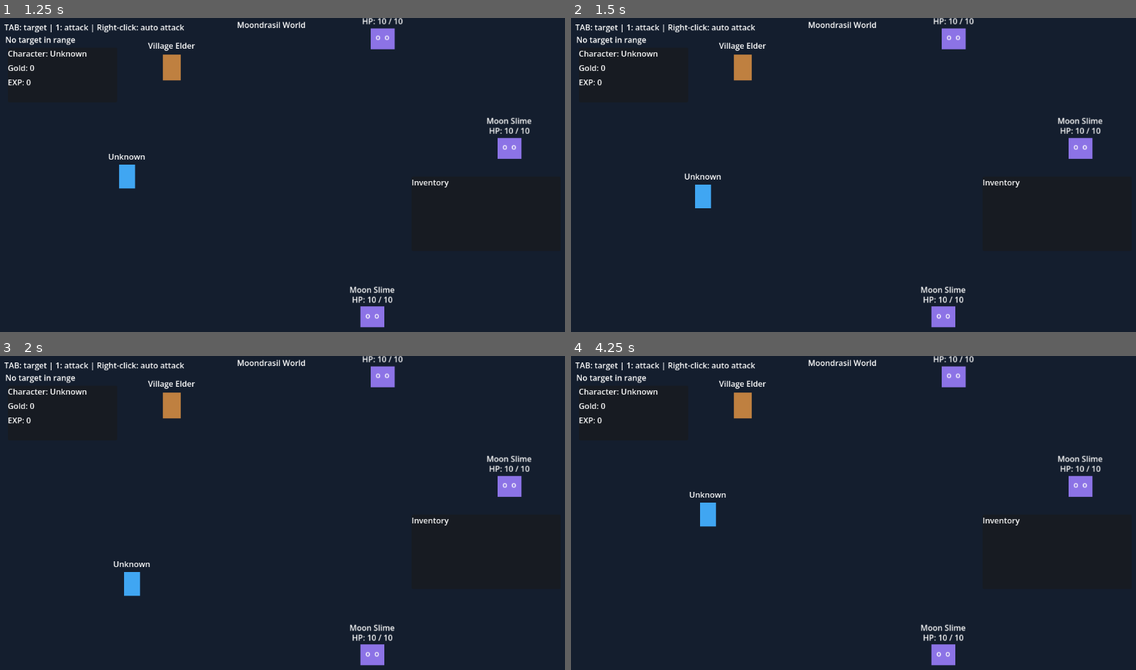
Above: before the commit, frames 1-4 (two rows, left to right).
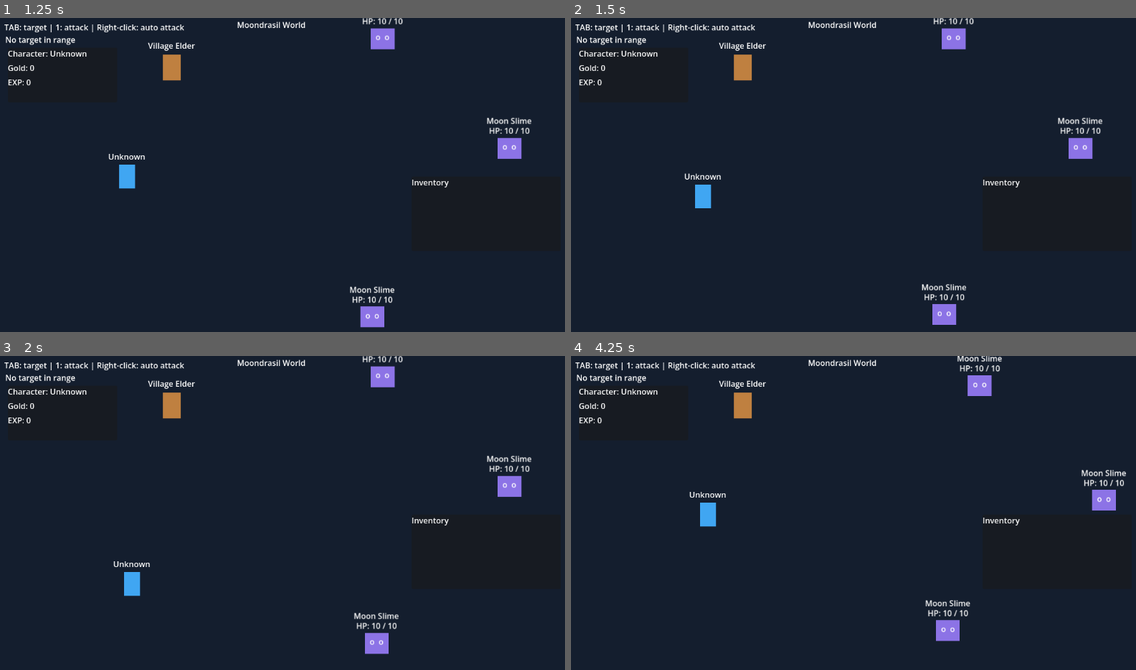
Above: after the commit, the same moments.

Repository: kathibrati/moondrasil-online
Game: Godot game, scene res://scenes/World.tscn
The game is run twice, just before and just after one commit, with the same random seed, the same clock (stepped at 60 frames per second) and the same inputs. This scene is started directly instead of the project's main scene.
Inputs (mouse positions are in pixels of both pictures, inside the frame that each line leads up to):
- Up to frame 1 (1.25 s): tap Enter at 0.5 s; move the mouse to (412, 162) at 0.52 s; hold D (move_right) from 0.53 s (still down); hold Right mouse button (auto_attack) from 0.53 s (still down); click (412, 162) at 0.67 s
- Up to frame 2 (1.5 s): move the mouse to (740, 193) at 1.27 s; release D (move_right) at 1.28 s; release Right mouse button (auto_attack) at 1.28 s; hold S (move_down) from 1.28 s (still down); tap 1 (basic_attack) at 1.35 s
- Up to frame 3 (2 s): keep holding S (move_down)
- Up to frame 4 (4.25 s): move the mouse to (910, 447) at 2.02 s; release S (move_down) at 2.03 s; hold D (move_right) 2.03-2.78 s; hold E (interact) 2.03-2.78 s; move the mouse to (825, 582) at 2.77 s; hold W (move_up) 2.78-3.53 s; tap Backspace (target_next) at 2.85 s; click (825, 582) at 2.92 s; move the mouse to (1028, 563) at 3.52 s; hold A (move_left) from 3.53 s (still down); hold Right mouse button (auto_attack) from 3.53 s (still down)

Frame 1 is identical in both runs. In frame 2, 0.4% of the frame differs, in the area x 61-70%, y 84-99%; in frame 3, 0.7%; in frame 4, 2.6%, in the area x 61-99%, y 0-99%.

Commit message:
add MonsterAI system with idle and wander behavior, integrate AI configuration in SpawnManager

Diff:
--- a/client/godot/moondrasil-online/scenes/monster/Monster.tscn
+++ b/client/godot/moondrasil-online/scenes/monster/Monster.tscn
@@ -1,9 +1,13 @@
-[gd_scene load_steps=2 format=3]
+[gd_scene load_steps=3 format=3]
 
 [ext_resource type="Script" path="res://scripts/monster/Monster.gd" id="1_monster"]
+[ext_resource type="Script" path="res://scripts/monster/MonsterAI.gd" id="2_monster_ai"]
 
 [node name="Monster" type="Node2D"]
 script = ExtResource("1_monster")
+
+[node name="MonsterAI" type="Node" parent="."]
+script = ExtResource("2_monster_ai")
 
 [node name="Visuals" type="Node2D" parent="."]
 
--- /dev/null
+++ b/client/godot/moondrasil-online/scripts/monster/MonsterAI.gd
@@ -0,0 +1,122 @@
+class_name MonsterAI
+extends Node
+
+enum State {
+	IDLE,
+	WANDER
+}
+
+@export var movement_speed := 40.0
+@export var wander_radius := 80.0
+@export var min_idle_seconds := 1.0
+@export var max_idle_seconds := 3.0
+@export var destination_tolerance := 2.0
+@export var max_destination_attempts := 20
+
+var state := State.IDLE
+var home_position := Vector2.ZERO
+var allowed_area := Rect2()
+var destination := Vector2.ZERO
+var idle_time_remaining := 0.0
+var is_active := false
+
+var monster: Monster
+var random := RandomNumberGenerator.new()
+
+func _ready():
+	monster = get_parent() as Monster
+	random.randomize()
+	set_process(false)
+
+	if is_instance_valid(monster):
+		monster.defeated.connect(_on_monster_defeated)
+
+func configure(spawn_position: Vector2, spawn_area: Rect2):
+	home_position = spawn_position
+	allowed_area = spawn_area
+	destination = home_position
+	is_active = true
+	set_process(true)
+	_enter_idle()
+
+func _process(delta: float):
+	if not is_active or not is_instance_valid(monster) or monster.is_defeated:
+		return
+
+	match state:
+		State.IDLE:
+			_update_idle(delta)
+		State.WANDER:
+			_update_wander(delta)
+
+func _update_idle(delta: float):
+	idle_time_remaining -= delta
+	if idle_time_remaining <= 0.0:
+		_enter_wander()
+
+func _update_wander(delta: float):
+	var current_position := monster.global_position
+	if current_position.distance_to(destination) <= destination_tolerance:
+		monster.global_position = destination
+		_enter_idle()
+		return
+
+	var next_position := current_position.move_toward(
+		destination,
+		movement_speed * delta
+	)
+	monster.global_position = _clamp_to_allowed_area(next_position)
+
+func _enter_idle():
+	state = State.IDLE
+	idle_time_remaining = random.randf_range(
+		min_idle_seconds,
+		max_idle_seconds
+	)
+
+func _enter_wander():
+	destination = _choose_destination()
+	if destination.is_equal_approx(monster.global_position):
+		_enter_idle()
+		return
+	state = State.WANDER
+
+func _choose_destination() -> Vector2:
+	for attempt in range(max_destination_attempts):
+		var angle := random.randf_range(0.0, TAU)
+		var distance := sqrt(random.randf()) * wander_radius
+		var candidate := (
+			monster.global_position
+			+ Vector2.RIGHT.rotated(angle) * distance
+		)
+
+		if not allowed_area.has_point(candidate):
+			continue
+		if home_position.distance_to(candidate) > wander_radius:
+			continue
+		return candidate
+
+	return _clamp_to_allowed_area(home_position)
+
+func _clamp_to_allowed_area(position: Vector2) -> Vector2:
+	var clamped := Vector2(
+		clamp(position.x, allowed_area.position.x, allowed_area.end.x),
+		clamp(position.y, allowed_area.position.y, allowed_area.end.y)
+	)
+
+	if home_position.distance_to(clamped) > wander_radius:
+		clamped = home_position + (
+			home_position.direction_to(clamped) * wander_radius
+		)
+
+	return clamped
+
+func _on_monster_defeated(
+	_monster: Monster,
+	_monster_id: String,
+	_monster_name: String,
+	_experience_reward: int,
+	_gold_reward: int
+):
+	is_active = false
+	set_process(false)
--- a/client/godot/moondrasil-online/scripts/spawn/SpawnManager.gd
+++ b/client/godot/moondrasil-online/scripts/spawn/SpawnManager.gd
@@ -61,6 +61,10 @@
 	)
 
 	monster_container.add_child(monster)
+	var monster_ai := monster.get_node_or_null("MonsterAI") as MonsterAI
+	if monster_ai != null:
+		monster_ai.configure(monster.global_position, rule.spawn_area)
+
 	alive_by_spawn[rule.spawn_id].append(monster)
 	monster_spawned.emit(monster)
 	return true
Not shown, added: client/godot/moondrasil-online/scripts/monster/MonsterAI.gd.uid
